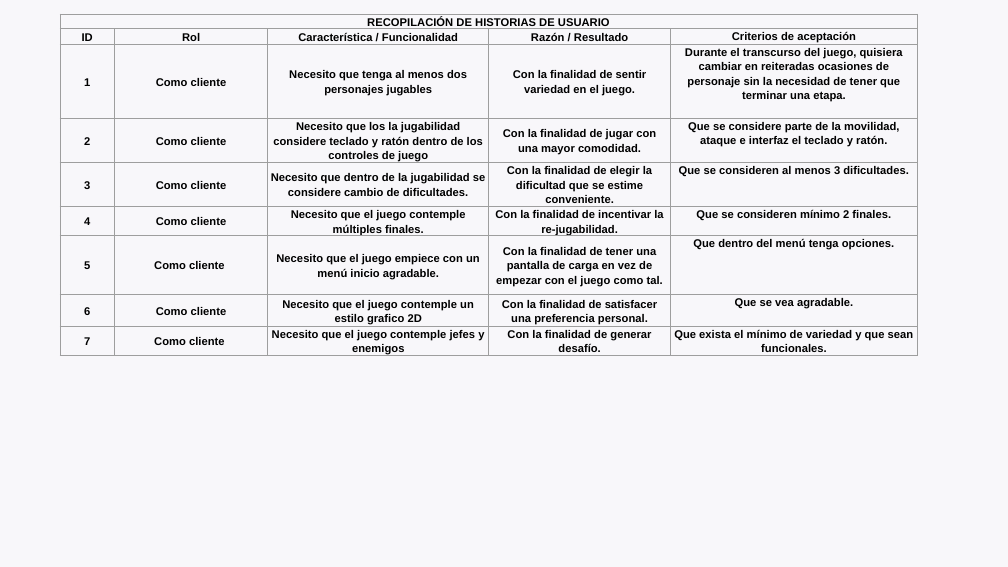
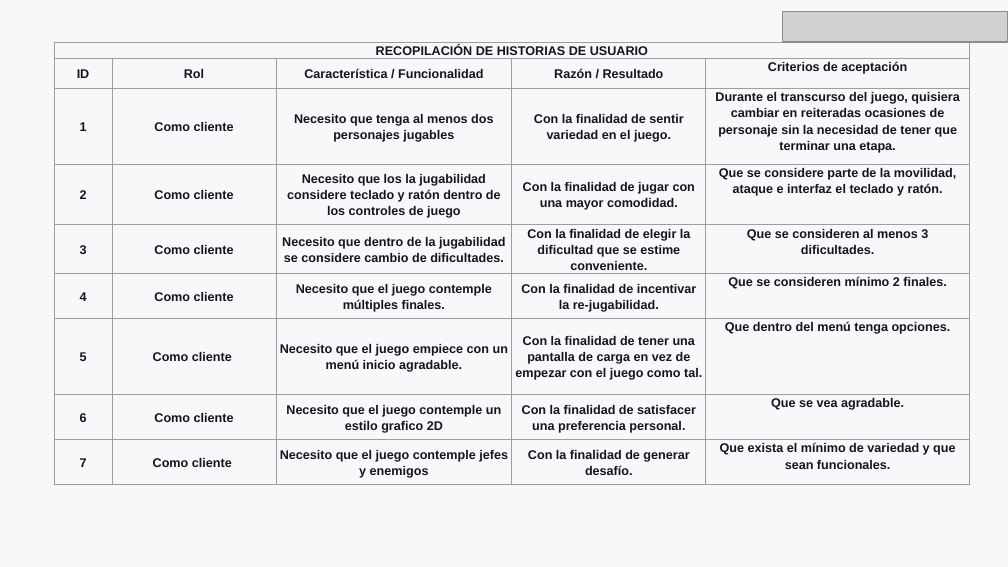
Before and after one commit to EEKKOOSS/aaa, a slide deck: slide 10 of ppt_N1_TALLER_DE_DISENO_DE_SOLUCIONES.pptx. Drawn at 1008x567 pixels with LibreOffice and Linux fonts; fonts in the diff are those of the drawing; grey boxes stand for pictures; background and template pictures are left out. Boxes give left, top, right and bottom in pixels: in the first picture for what was removed or moved away, otherwise in the second. Text is boxed around its words. In the diff, an @@ line names an element or a change of style, - is before the commit and + after.

```diff
--- a/ppt_N1_TALLER_DE_DISENO_DE_SOLUCIONES.pptx
+++ b/ppt_N1_TALLER_DE_DISENO_DE_SOLUCIONES.pptx
@@ picture added at (782, 12, 1008, 42) @@
@@ table at (54, 42, 970, 487) @@
@@ size 8 to 9 pt, text colour #000000 to #17131F @@
@@ table: place and size @@
-table at (60, 14, 917, 365)
+table at (54, 42, 970, 487)
```
Also in this commit, not shown: 23 other slides changed, 1 slide added, 2 slides removed, 1 other file.
